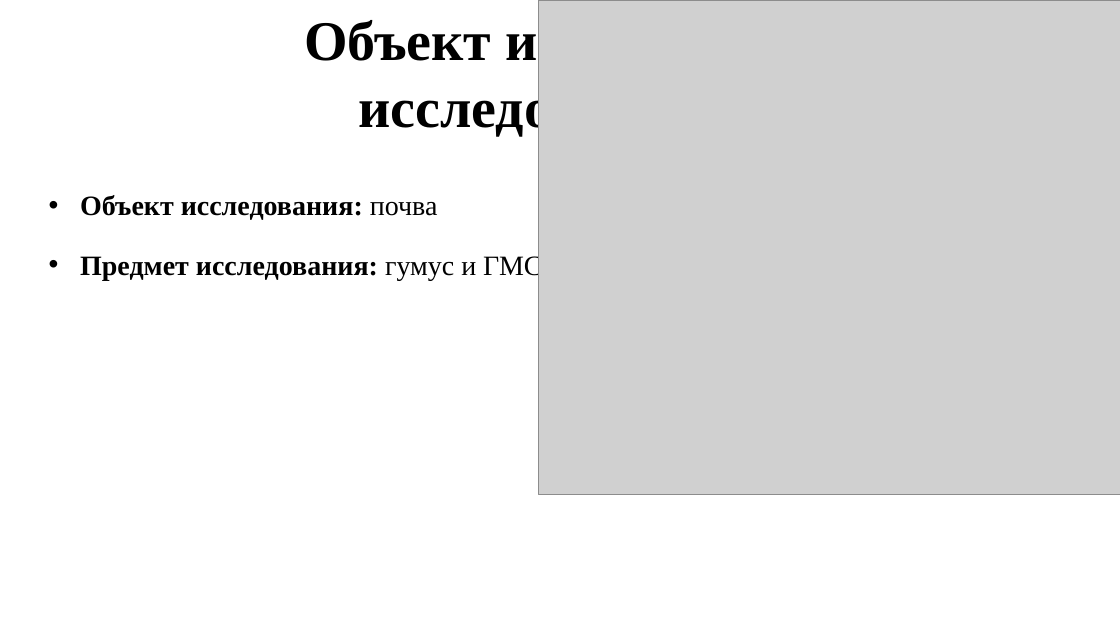
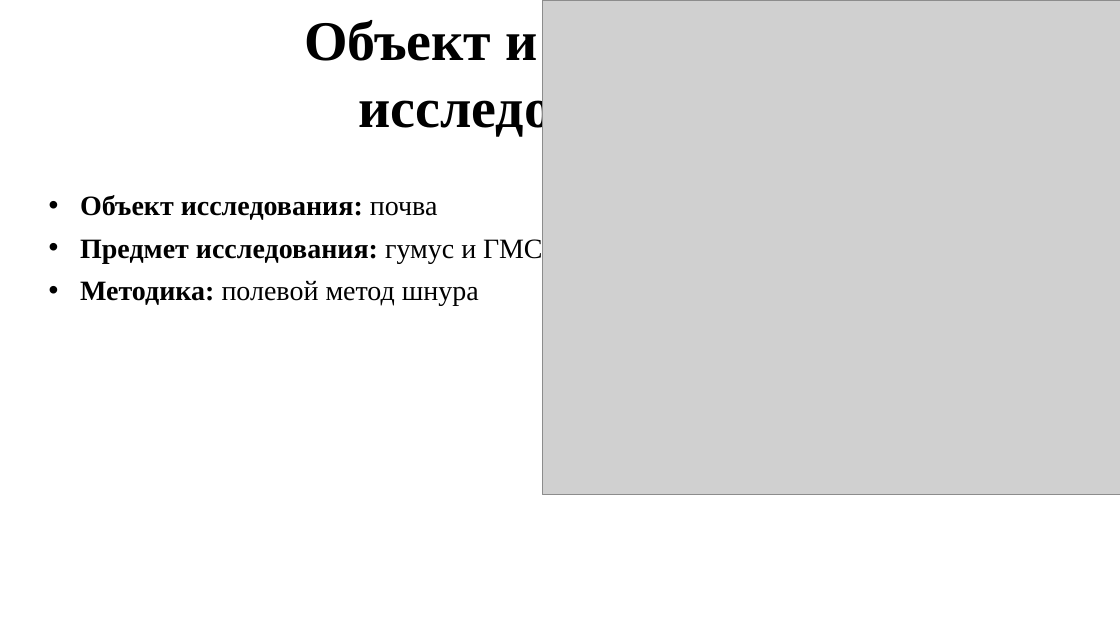
Before and after one commit to Zhabich12/PochvaZZZ, a slide deck: slide 3 of презентация PochaZZZ.pptx. Drawn at 1120x630 pixels with LibreOffice and Linux fonts; fonts in the diff are those of the drawing; grey boxes stand for pictures. Boxes give left, top, right and bottom in pixels: in the first picture for what was removed or moved away, otherwise in the second. Text is boxed around its words. In the diff, an @@ line names an element or a change of style, - is before the commit and + after.

```diff
--- a/презентация PochaZZZ.pptx
+++ b/презентация PochaZZZ.pptx
@@ picture: place and size @@
-picture at (539,0,1120,495)
+picture at (543,0,1120,495)
@@ text "Предмет исследования: гумус и ГМС ...": place and size @@
-text "Предмет исследования: гумус и ГМС ..." at (80,253,542,280)
+text "Предмет исследования: гумус и ГМС ..." at (80,239,542,263)
@@ text added at (80,280,479,306), 24 pt, text #000000 @@
+• Методика: полевой метод шнура
```
Also in this commit, not shown: 2 other slides changed, 4 slides added.
